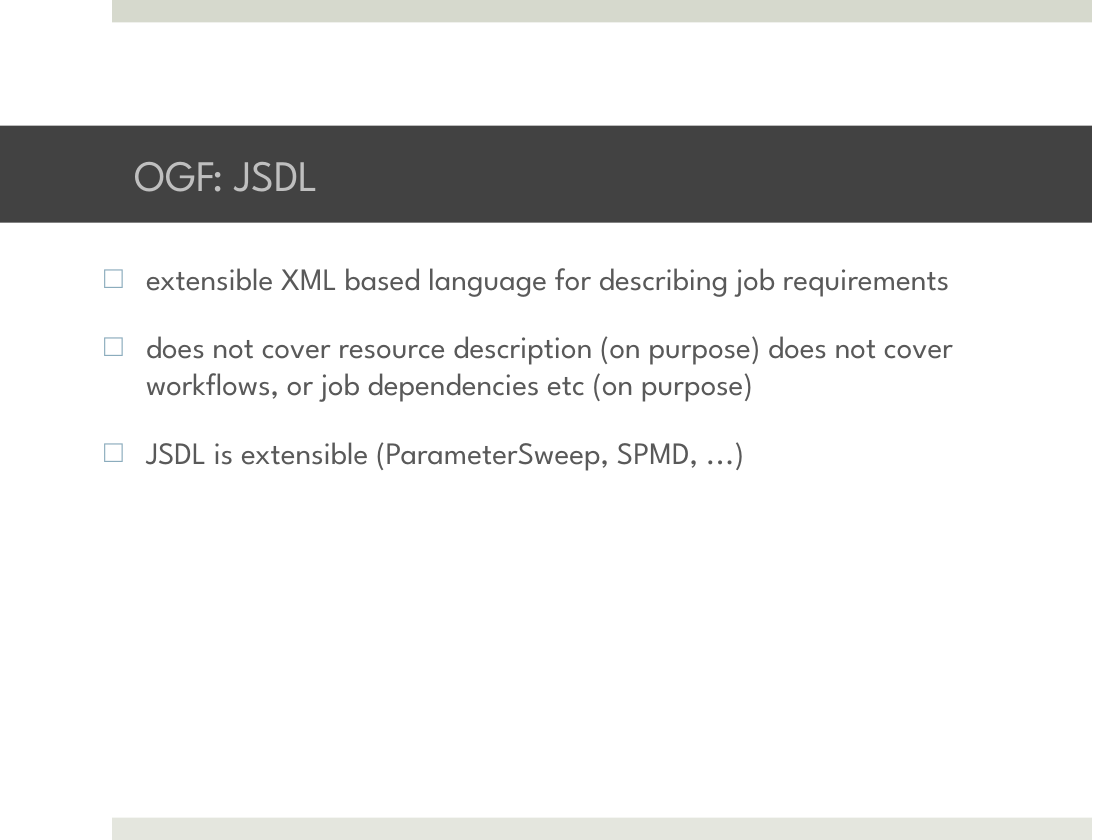
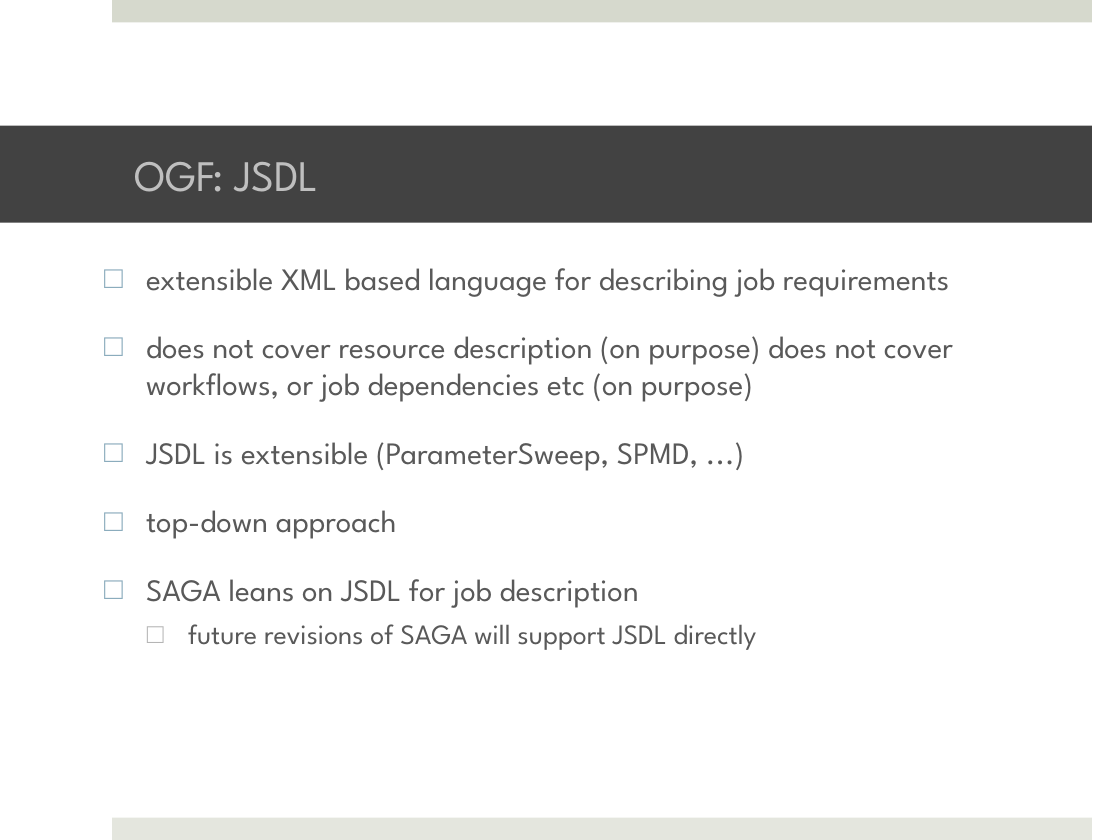
Before and after one commit to saga-project/saga-cpp-legacy-projects, a slide deck: slide 12 of tutorial/EGI-2011/02_api3.pptx. Drawn at 1120x840 pixels with LibreOffice and Linux fonts; fonts in the diff are those of the drawing; background and template pictures are left out. Boxes give left, top, right and bottom in pixels: in the first picture for what was removed or moved away, otherwise in the second. Text is boxed around its words. In the diff, an @@ line names an element or a change of style, - is before the commit and + after.

```diff
--- a/tutorial/EGI-2011/02_api3.pptx
+++ b/tutorial/EGI-2011/02_api3.pptx
@@ text at <box>146,510,757,650</box>: paragraphs added @@
+□ top-down approach
+□ SAGA leans on JSDL for job description
+  □ future revisions of SAGA will support JSDL directly
```
Also in this commit, not shown: 8 other slides changed, 1 slide removed, 4 other files.
